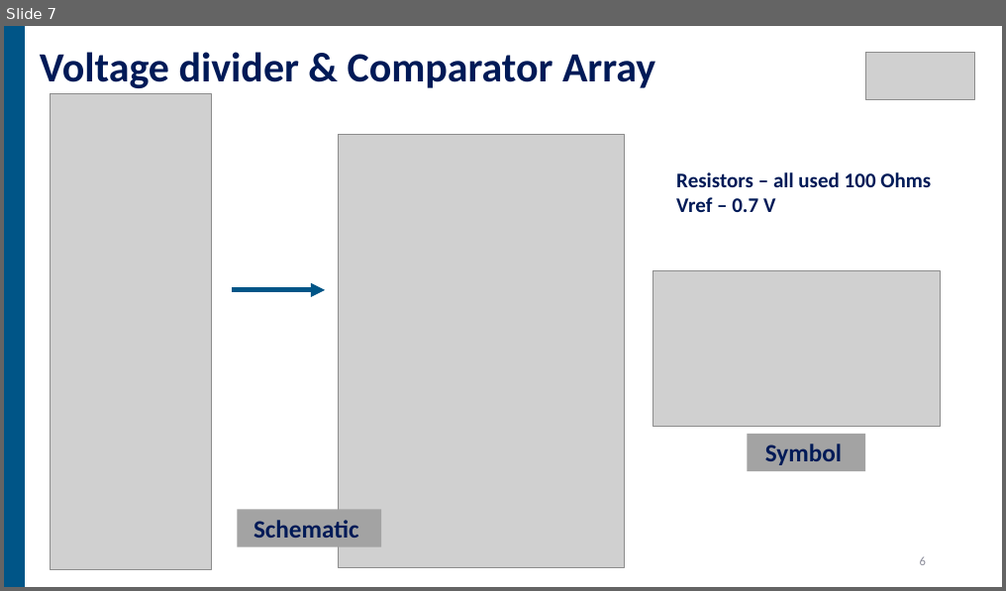
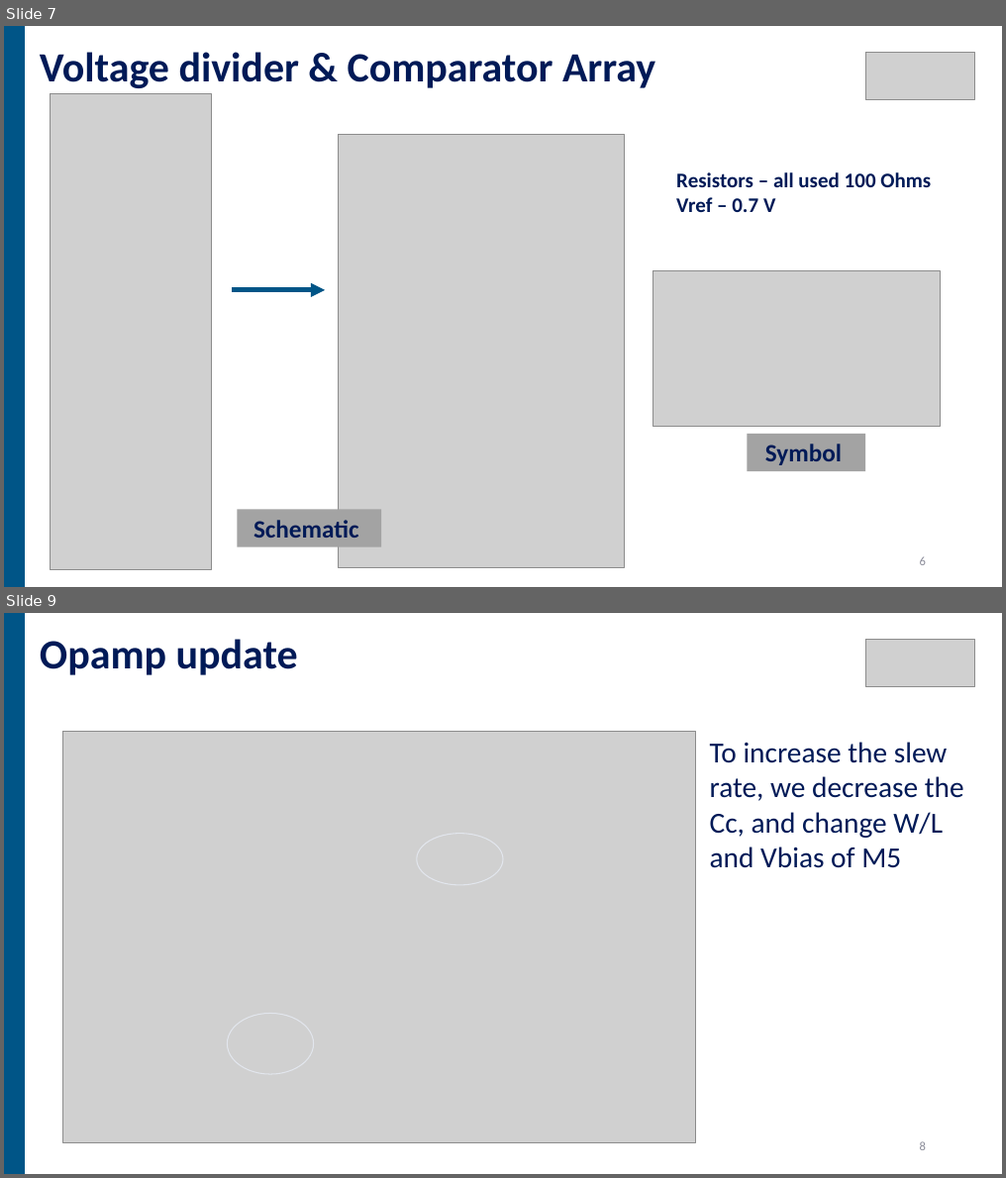
Before and after one commit to jhyang13/Duke-ECE532, a slide deck: Presentation/Final Project Presentation Bingyu-Jiahui 3.pptx. Shown one above the other, each under a label of ours: slide 7 before the commit, slides 7 and 9 after it; the slides between them are not shown. The pictures are 1006x591 and 1006x1178 pixels, drawn with LibreOffice and Linux fonts; fonts in the diff are those of the drawing; grey boxes stand for pictures. Boxes give left, top, right and bottom in pixels: in the first picture for what was removed or moved away, otherwise in the second. Text is boxed around its words. In the diff, an @@ line names an element or a change of style, - is before the commit and + after.

```diff
--- a/Presentation/Final Project Presentation Bingyu-Jiahui 3.pptx
+++ b/Presentation/Final Project Presentation Bingyu-Jiahui 3.pptx
@@ slide 9 added at (4,613,1002,1174), background #FFFFFF @@
@@ rectangle added at (4,613,25,1174), fill #005587 @@
@@ text added at (40,639,298,675), 40 pt, text #001A57, bold @@
+Opamp update
@@ picture added at (865,639,975,687) @@
@@ picture added at (62,731,695,1143) @@
@@ text added at (710,742,964,868), 28 pt, text #001A57 @@
+To increase the slew rate, we decrease the Cc, and change W/L and Vbias of M5
@@ ellipse added at (417,834,503,885), outline #E2E6ED 1 pt @@
@@ ellipse added at (227,1014,313,1075), outline #E2E6ED 1 pt @@
@@ page number added at (920,1142,926,1151), 12 pt, text #8C8D9A @@
+8
```
Also in this commit, not shown: 5 slides changed, 2 slides removed.
